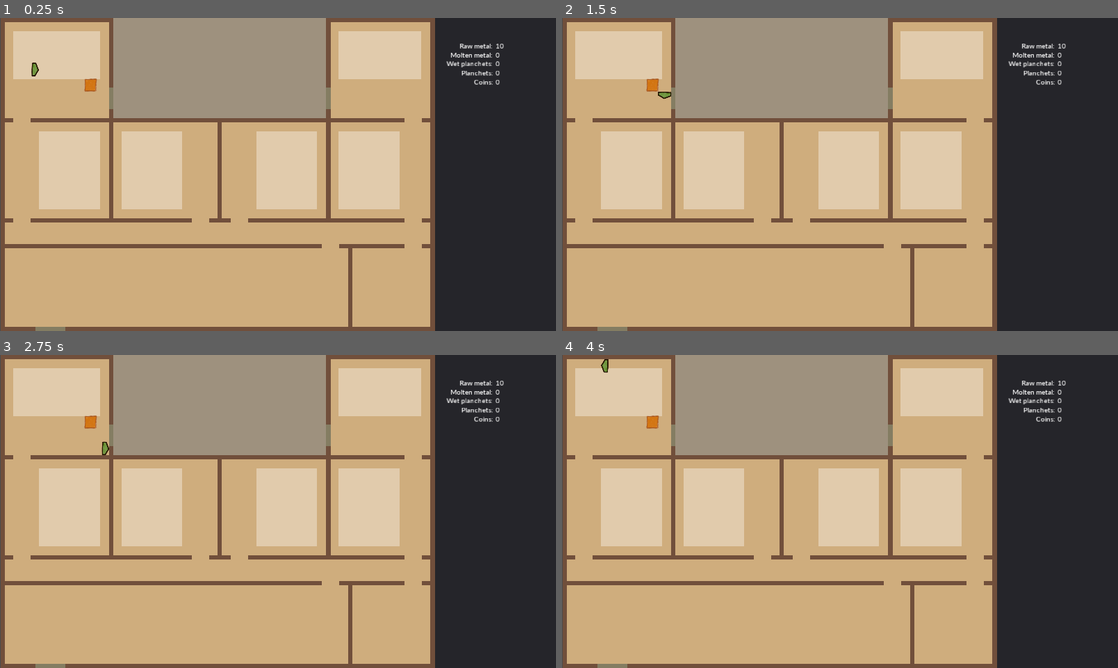
Above: before the commit, frames 1-4 (two rows, left to right).
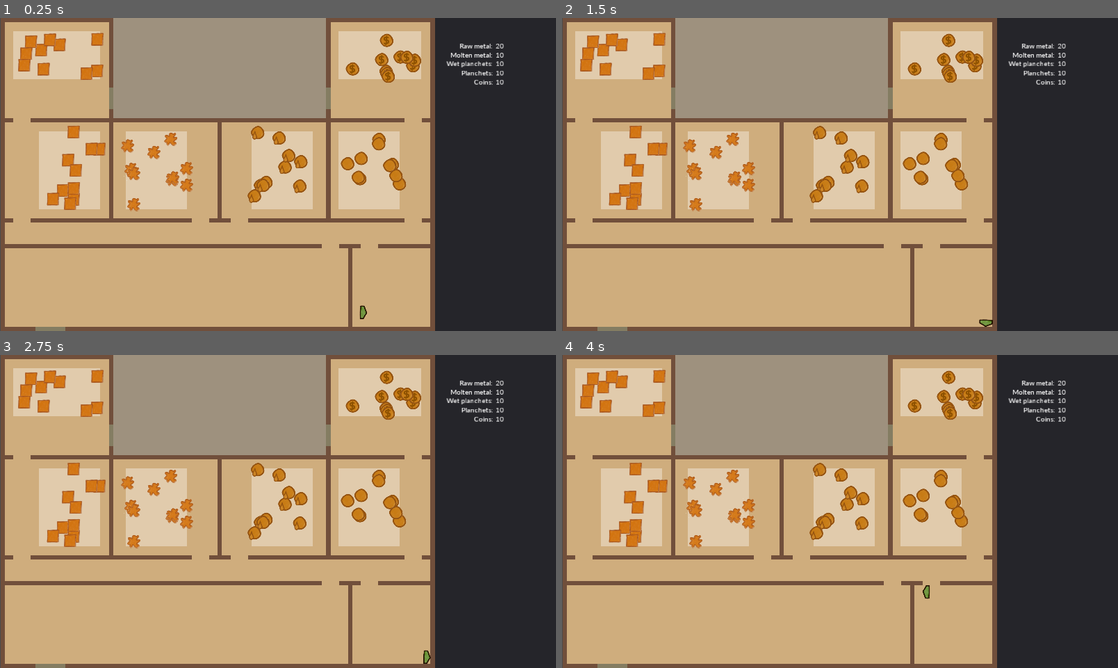
Above: after the commit, the same moments.

Repository: lmbarros/LD44-Minter
Game: Godot game, scene res://screens/GameScreen.tscn
Two runs of this game, one before a commit and one after it. Both use one fixed random seed, a clock stepped at 60 frames per second and the inputs below.
Inputs:
- Up to frame 1 (0.25 s): no input
- Up to frame 2 (1.5 s): tap Enter at 0.5 s; hold Right (right) 0.53-1.28 s; hold Down (down) from 1.28 s (still down)
- Up to frame 3 (2.75 s): tap Space at 2 s; release Down (down) at 2.03 s; hold Right (right) from 2.03 s (still down)
- Up to frame 4 (4 s): tap Enter at 2.75 s; release Right (right) at 2.78 s; hold Up (up) 2.78-3.53 s; hold Left (left) from 3.53 s (still down)

The runs differ from the first frame. In frame 1, 5.2% of the frame differs, in the area x 3-91%, y 4-97%; in frame 2, 5.2%; in frame 3, 5.2%, in the area x 3-91%, y 4-99%; in frame 4, 5.2%.

Commit message:
Work towards a working mint

Diff:
--- a/src/scenes/Mintage.gd
+++ b/src/scenes/Mintage.gd
@@ -1,46 +1,63 @@
 extends Node2D
 
-enum State { RAW_METAL, MOLTEN_METAL, WET_PLANCHET, PLANCHET, COIN }
-
-const WORK_FOR_NEXT_STATE := 1.0
-
-var state: int = State.RAW_METAL
+var state: int = Globals.MintageState.RAW_METAL
 
 # How much this must be worked to get to the next state
-var workForNextState: float = WORK_FOR_NEXT_STATE
+var workForNextState: float = Globals.WORK_FOR_NEXT_STATE
 
 # Do a given amount of work on this "coinage thing" so that it eventually gets
 # to its next state.
 func work(amount: float) -> void:
 	# Alrady a coin, there is no next state
-	if state == State.COIN:
+	if state == Globals.MintageState.COIN:
 		return
 
 	workForNextState -= amount
 	if workForNextState >= 0:
 		match state:
-			State.RAW_METAL:
+			Globals.MintageState.RAW_METAL:
 				turnIntoMoltenMetal()
-			State.MOLTEN_METAL:
+			Globals.MintageState.MOLTEN_METAL:
 				turnIntoWetPlanchet()
-			State.WET_PLANCHET:
+			Globals.MintageState.WET_PLANCHET:
 				turnIntoPlanchet()
-			State.PLANCHET:
+			Globals.MintageState.PLANCHET:
 				turnIntoCoin()
 
 
 func turnIntoMoltenMetal() -> void:
-	workForNextState = WORK_FOR_NEXT_STATE
-	$Sprite.texture = "res://gfx/molten-metal.png"
+	state = Globals.MintageState.MOLTEN_METAL
+	workForNextState = Globals.WORK_FOR_NEXT_STATE
+	updateSprite()
+
 
 func turnIntoWetPlanchet() -> void:
-	workForNextState = WORK_FOR_NEXT_STATE
-	$Sprite.texture = "res://gfx/wet-planchet.png"
+	state = Globals.MintageState.WET_PLANCHET
+	workForNextState = Globals.WORK_FOR_NEXT_STATE
+	updateSprite()
+
 
 func turnIntoPlanchet() -> void:
-	workForNextState = WORK_FOR_NEXT_STATE
-	$Sprite.texture = "res://gfx/planchet.png"
+	state = Globals.MintageState.PLANCHET
+	workForNextState = Globals.WORK_FOR_NEXT_STATE
+	updateSprite()
+
 
 func turnIntoCoin() -> void:
-	workForNextState = WORK_FOR_NEXT_STATE
-	$Sprite.texture = "res://gfx/coin.png"
+	state = Globals.MintageState.COIN
+	workForNextState = Globals.WORK_FOR_NEXT_STATE
+	updateSprite()
+
+
+func updateSprite():
+	match state:
+		Globals.MintageState.RAW_METAL:
+			$Sprite.texture = load("res://gfx/raw-metal.png")
+		Globals.MintageState.MOLTEN_METAL:
+			$Sprite.texture = load("res://gfx/molten-metal.png")
+		Globals.MintageState.WET_PLANCHET:
+			$Sprite.texture = load("res://gfx/wet-planchet.png")
+		Globals.MintageState.PLANCHET:
+			$Sprite.texture = load("res://gfx/planchet.png")
+		Globals.MintageState.COIN:
+			$Sprite.texture = load("res://gfx/coin.png")
--- a/src/screens/GameScreen.gd
+++ b/src/screens/GameScreen.gd
@@ -1,4 +1,62 @@
 extends Node2D
+
+const INITIAL_RESOURCE_COUNT := 10
 
 func _ready():
 	Globals.initGameState()
+	addRawMetalToInStock(INITIAL_RESOURCE_COUNT)
+	addRawMetalToFurnace(INITIAL_RESOURCE_COUNT)
+	addMoltenMetalToMolding(INITIAL_RESOURCE_COUNT)
+	addWetPlanchetToDrying(INITIAL_RESOURCE_COUNT)
+	addPlanchetToPress(INITIAL_RESOURCE_COUNT)
+	addCoinToOut(INITIAL_RESOURCE_COUNT)
+
+
+func addRawMetalToInStock(count: int) -> void:
+	for i in range(count):
+		var m := Globals.makeMintage(Globals.MintageState.RAW_METAL,
+			randomPointInside($Mint/InDepot))
+		$Mintage.add_child(m)
+
+
+func addRawMetalToFurnace(count: int) -> void:
+	for i in range(count):
+		var m := Globals.makeMintage(Globals.MintageState.RAW_METAL,
+			randomPointInside($Mint/FurnaceDepot))
+		$Mintage.add_child(m)
+
+
+func addMoltenMetalToMolding(count: int) -> void:
+	for i in range(count):
+		var m := Globals.makeMintage(Globals.MintageState.MOLTEN_METAL,
+			randomPointInside($Mint/MoldingDepot))
+		$Mintage.add_child(m)
+
+
+func addWetPlanchetToDrying(count: int) -> void:
+	for i in range(count):
+		var m := Globals.makeMintage(Globals.MintageState.WET_PLANCHET,
+			randomPointInside($Mint/DryingDepot))
+		$Mintage.add_child(m)
+
+
+func addPlanchetToPress(count: int) -> void:
+	for i in range(count):
+		var m := Globals.makeMintage(Globals.MintageState.PLANCHET,
+			randomPointInside($Mint/PressDepot))
+		$Mintage.add_child(m)
+
+
+func addCoinToOut(count: int) -> void:
+	for i in range(count):
+		var m := Globals.makeMintage(Globals.MintageState.COIN,
+			randomPointInside($Mint/OutDepot))
+		$Mintage.add_child(m)
+
+
+func randomPointInside(cr: ColorRect) -> Vector2:
+	var p: Vector2
+
+	p.x = rand_range(cr.rect_position.x, cr.rect_position.x + cr.rect_size.x)
+	p.y = rand_range(cr.rect_position.y, cr.rect_position.y + cr.rect_size.y)
+	return p
--- a/src/screens/GameScreen.tscn
+++ b/src/screens/GameScreen.tscn
@@ -1,25 +1,21 @@
-[gd_scene load_steps=6 format=2]
+[gd_scene load_steps=5 format=2]
 
 [ext_resource path="res://screens/GameScreen.gd" type="Script" id=1]
 [ext_resource path="res://ui/GameUI.tscn" type="PackedScene" id=2]
 [ext_resource path="res://ui/Mint.tscn" type="PackedScene" id=3]
-[ext_resource path="res://scenes/Mintage.tscn" type="PackedScene" id=4]
-[ext_resource path="res://characters/Player.tscn" type="PackedScene" id=5]
+[ext_resource path="res://characters/Player.tscn" type="PackedScene" id=4]
 
 [node name="GameScreen" type="Node2D"]
 script = ExtResource( 1 )
 
 [node name="UI" parent="." instance=ExtResource( 2 )]
 
-[node name="Mint" parent="UI" instance=ExtResource( 3 )]
+[node name="Mint" parent="." instance=ExtResource( 3 )]
 
 [node name="Mintage" type="Node2D" parent="."]
 __meta__ = {
 "_edit_lock_": true
 }
 
-[node name="Mintage" parent="Mintage" instance=ExtResource( 4 )]
-position = Vector2( 209.068, 154.653 )
-
-[node name="Player" parent="." instance=ExtResource( 5 )]
-position = Vector2( 81.4297, 118.506 )
+[node name="Player" parent="." instance=ExtResource( 4 )]
+position = Vector2( 837.104, 677.176 )
--- a/src/scripts/GameState.gd
+++ b/src/scripts/GameState.gd
@@ -1,8 +1,5 @@
 extends Node
 class_name GameState
 
-var rawMetalStock := 10
-var moltenMetalStock := 0
-var wetPlanchetStock := 0
-var planchetStock := 0
-var coinStock := 0
+# Stocks, indexed by the Globals.MintageState
+var stocks = [ 0, 0, 0, 0, 0]
--- a/src/scripts/Globals.gd
+++ b/src/scripts/Globals.gd
@@ -1,7 +1,29 @@
 extends Node
+
+onready var MintageScene := preload("res://scenes/Mintage.tscn")
+
+enum MintageState { RAW_METAL, MOLTEN_METAL, WET_PLANCHET, PLANCHET, COIN }
+
+# Amount of work required to make a mintage change to its next state.
+const WORK_FOR_NEXT_STATE := 1.0
+
 
 var gameState: GameState = null
 
 
+func _ready() -> void:
+	randomize()
+
+
 func initGameState() -> void:
 	gameState = GameState.new()
+
+
+func makeMintage(state: int, pos: Vector2) -> Node:
+	var m := MintageScene.instance()
+	m.state = state
+	gameState.stocks[state] += 1
+	m.updateSprite()
+	m.workForNextState = WORK_FOR_NEXT_STATE
+	m.position = pos
+	return m
--- a/src/ui/GameUI.gd
+++ b/src/ui/GameUI.gd
@@ -1,8 +1,8 @@
 extends Node2D
 
 func _process(delta):
-	$Panel/RawMetal/Count.text = str(Globals.gameState.rawMetalStock)
-	$Panel/MoltenMetal/Count.text = str(Globals.gameState.moltenMetalStock)
-	$Panel/WetPlanchets/Count.text = str(Globals.gameState.wetPlanchetStock)
-	$Panel/Planchets/Count.text = str(Globals.gameState.planchetStock)
-	$Panel/Coins/Count.text = str(Globals.gameState.coinStock)
+	$Panel/RawMetal/Count.text = str(Globals.gameState.stocks[Globals.MintageState.RAW_METAL])
+	$Panel/MoltenMetal/Count.text = str(Globals.gameState.stocks[Globals.MintageState.MOLTEN_METAL])
+	$Panel/WetPlanchets/Count.text = str(Globals.gameState.stocks[Globals.MintageState.WET_PLANCHET])
+	$Panel/Planchets/Count.text = str(Globals.gameState.stocks[Globals.MintageState.PLANCHET])
+	$Panel/Coins/Count.text = str(Globals.gameState.stocks[Globals.MintageState.COIN])
--- a/src/ui/Mint.tscn
+++ b/src/ui/Mint.tscn
@@ -9,9 +9,10 @@
 tile_set = ExtResource( 1 )
 cell_size = Vector2( 10, 10 )
 format = 1
-tile_data = PoolIntArray( 0, 0, 0, 1, 0, 0, 2, 0, 0, 3, 0, 0 …(77070 unchanged characters)…  3407953, 0, 0, 3407954, 0, 0, 3407955, 0, 0, 3407956, 0, 0, 3407957, 0, 0, 3407958, 0, 0, 3407959, 0, 0, 3407960, 0, 0, 3407961, 0, 0, 3407962, 0, 0, 3407963, 0, 0, 3407964, 0, 0, 3407965, 1, 0, 3407966, 1, 0, 3407967, 1, 0, 3407968, 1, 0, 3407969, 0, 0, 3407970, 0, 0, 34079 …(28510 unchanged characters)…
+tile_data = PoolIntArray( 0, 0, 0, 1, 0, 0, 2, 0, 0, 3, 0, 0 …(77070 unchanged characters)…  3407953, 0, 0, 3407954, 0, 0, 3407955, 1, 0, 3407956, 1, 0, 3407957, 1, 0, 3407958, 1, 0, 3407959, 0, 0, 3407960, 0, 0, 3407961, 0, 0, 3407962, 0, 0, 3407963, 0, 0, 3407964, 0, 0, 3407965, 0, 0, 3407966, 0, 0, 3407967, 0, 0, 3407968, 0, 0, 3407969, 0, 0, 3407970, 0, 0, 34079 …(28510 unchanged characters)…
 
 [node name="InDepot" type="ColorRect" parent="."]
+editor/display_folded = true
 margin_left = 30.0
 margin_top = 30.0
 margin_right = 230.0
@@ -25,17 +26,17 @@
 margin_bottom = 440.0
 color = Color( 1, 1, 1, 0.364706 )
 
-[node name="DryingDepot" type="ColorRect" parent="."]
-margin_left = 280.0
+[node name="MoldingDepot" type="ColorRect" parent="."]
+margin_left = 290.0
 margin_top = 260.0
-margin_right = 420.0
+margin_right = 430.0
 margin_bottom = 440.0
 color = Color( 1, 1, 1, 0.364706 )
 
-[node name="MoldingDepot" type="ColorRect" parent="."]
-margin_left = 590.0
+[node name="DryingDepot" type="ColorRect" parent="."]
+margin_left = 580.0
 margin_top = 260.0
-margin_right = 730.0
+margin_right = 720.0
 margin_bottom = 440.0
 color = Color( 1, 1, 1, 0.364706 )
 
Not shown, changed: README.md
